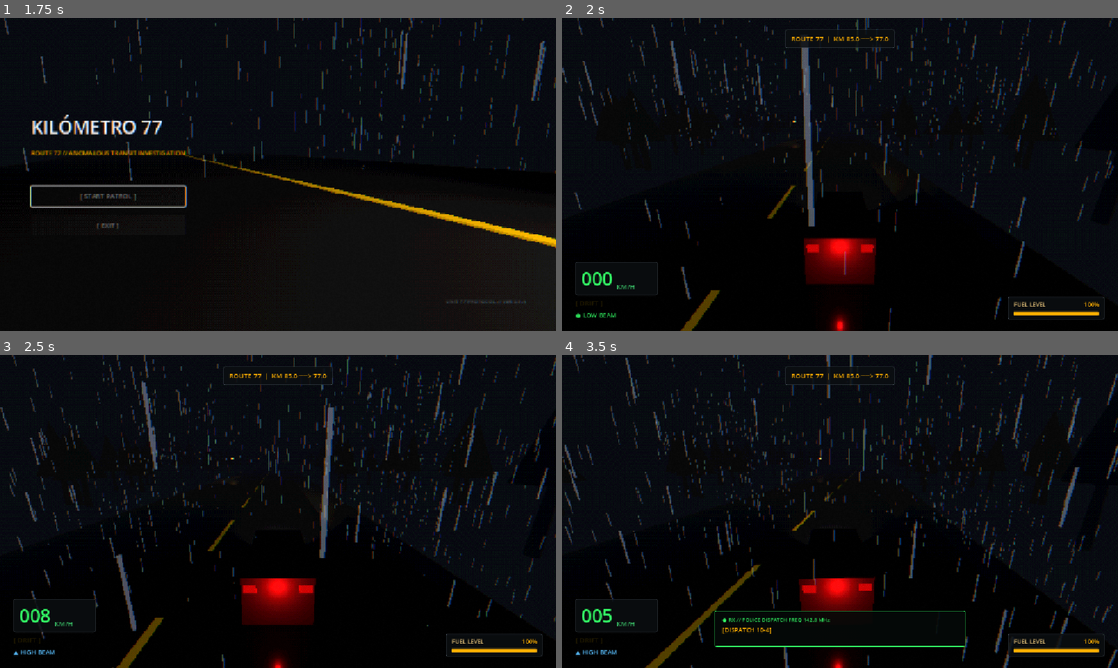
Above: before the commit, frames 1-4 (two rows, left to right).
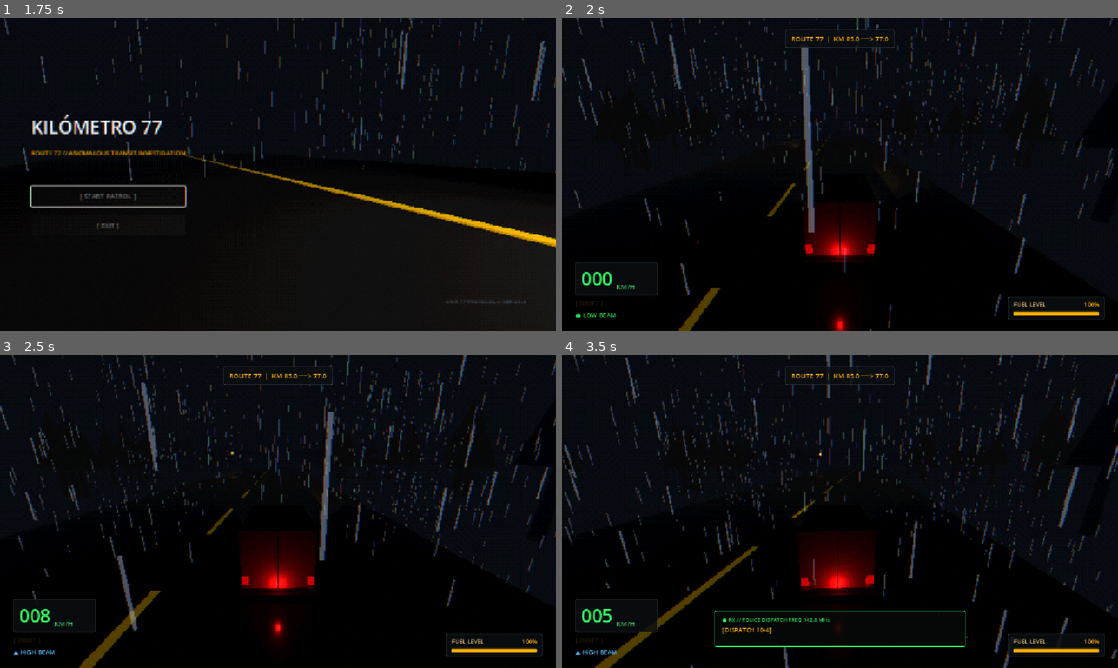
Above: after the commit, the same moments.

Repository: sebavidal10/km77
Game: Godot game, scene res://main_menu.tscn
Two runs of this game, one before a commit and one after it. Both use one fixed random seed, a clock stepped at 60 frames per second and the inputs below.
Inputs:
- Up to frame 1 (1.75 s): click "[ START PATROL ]" at 0.5 s; hold Right (steer_right) from 1.28 s (still down); hold E (interact) from 1.28 s (still down)
- Up to frame 2 (2 s): keep holding Right (steer_right); keep holding E (interact)
- Up to frame 3 (2.5 s): release Right (steer_right) at 2.03 s; release E (interact) at 2.03 s; hold S (brake) from 2.03 s (still down); tap F (toggle_high_beams) at 2.1 s
- Up to frame 4 (3.5 s): release S (brake) at 2.78 s; hold Right (steer_right) from 2.78 s (still down); hold E (interact) from 2.78 s (still down)

Frame 1 is identical in both runs. In frame 2, 4.7% of the frame differs, in the area x 0-100%, y 0-100%; in frame 3, 8.2%; in frame 4, 5.4%.

Commit message:
feat(van): construct composite low-poly forensic utility van model with step-roof cabin

Diff:
--- a/van.gd
+++ b/van.gd
@@ -182,20 +182,58 @@
 var _glitch_timer: float = 0.0
 var _glitch_toggle_timer: float = 0.0
 
-@onready var visual_mesh: MeshInstance3D = get_node_or_null("MeshInstance3D") as MeshInstance3D
+@onready var visual_root: Node3D = get_node_or_null("VisualRoot") as Node3D
+@onready var visual_mesh: MeshInstance3D = _find_visual_mesh()
 @onready var headlight_left: SpotLight3D = get_node_or_null("HeadlightLeft") as SpotLight3D
 @onready var headlight_right: SpotLight3D = _find_headlight_right()
-@onready var taillight_left: MeshInstance3D = get_node_or_null("TaillightLeft") as MeshInstance3D
-@onready var taillight_right: MeshInstance3D = get_node_or_null("TaillightRight") as MeshInstance3D
+@onready var taillight_left: MeshInstance3D = _find_taillight_left()
+@onready var taillight_right: MeshInstance3D = _find_taillight_right()
 @onready var brake_omni_light: OmniLight3D = get_node_or_null("BrakeLight") as OmniLight3D
+@onready var reverse_omni_light: OmniLight3D = get_node_or_null("ReverseLight") as OmniLight3D
+@onready var reverse_light_left: MeshInstance3D = _find_reverse_light_left()
+@onready var reverse_light_right: MeshInstance3D = _find_reverse_light_right()
+
+@onready var wheel_fl: Node3D = get_node_or_null("VisualRoot/WheelFL") as Node3D
+@onready var wheel_fr: Node3D = get_node_or_null("VisualRoot/WheelFR") as Node3D
+@onready var wheel_rl: Node3D = get_node_or_null("VisualRoot/WheelRL") as Node3D
+@onready var wheel_rr: Node3D = get_node_or_null("VisualRoot/WheelRR") as Node3D
+@onready var wheel_roll_fl: Node3D = get_node_or_null("VisualRoot/WheelFL/WheelRoll") as Node3D
+@onready var wheel_roll_fr: Node3D = get_node_or_null("VisualRoot/WheelFR/WheelRoll") as Node3D
+@onready var wheel_roll_rl: Node3D = get_node_or_null("VisualRoot/WheelRL/WheelRoll") as Node3D
+@onready var wheel_roll_rr: Node3D = get_node_or_null("VisualRoot/WheelRR/WheelRoll") as Node3D
 
 var _taillight_mat: StandardMaterial3D = null
+var _reverse_light_mat: StandardMaterial3D = null
+
+func _find_visual_mesh() -> MeshInstance3D:
+	var m := get_node_or_null("VisualRoot/CabMesh") as MeshInstance3D
+	if not m:
+		m = get_node_or_null("MeshInstance3D") as MeshInstance3D
+	return m
 
 func _find_headlight_right() -> SpotLight3D:
 	var light := get_node_or_null("HeadlightRight") as SpotLight3D
 	if not light:
 		light = get_node_or_null("HeadlighRight") as SpotLight3D
 	return light
+
+func _find_taillight_left() -> MeshInstance3D:
+	var m := get_node_or_null("VisualRoot/TaillightLeftMesh") as MeshInstance3D
+	if not m:
+		m = get_node_or_null("TaillightLeft") as MeshInstance3D
+	return m
+
+func _find_taillight_right() -> MeshInstance3D:
+	var m := get_node_or_null("VisualRoot/TaillightRightMesh") as MeshInstance3D
+	if not m:
+		m = get_node_or_null("TaillightRight") as MeshInstance3D
+	return m
+
+func _find_reverse_light_left() -> MeshInstance3D:
+	return get_node_or_null("VisualRoot/ReverseLightLeftMesh") as MeshInstance3D
+
+func _find_reverse_light_right() -> MeshInstance3D:
+	return get_node_or_null("VisualRoot/ReverseLightRightMesh") as MeshInstance3D
 
 func _ready() -> void:
 	add_to_group("player")
@@ -222,8 +260,15 @@
 		if taillight_right:
 			taillight_right.material_override = _taillight_mat
 
-	# Ensure van body is weathered commercial white (#E0E0E0)
-	if visual_mesh and visual_mesh.get_surface_override_material(0) == null:
+	# Setup dynamic reverse light material instance
+	if reverse_light_left and reverse_light_left.mesh and reverse_light_left.mesh.material is StandardMaterial3D:
+		_reverse_light_mat = reverse_light_left.mesh.material.duplicate() as StandardMaterial3D
+		reverse_light_left.material_override = _reverse_light_mat
+		if reverse_light_right:
+			reverse_light_right.material_override = _reverse_light_mat
+
+	# Ensure van body is weathered commercial white (#E0E0E0) for legacy mesh if unassigned
+	if visual_mesh and visual_mesh.get_surface_override_material(0) == null and (visual_mesh.mesh == null or visual_mesh.mesh.material == null):
 		var white_mat := StandardMaterial3D.new()
 		white_mat.albedo_color = Color(0.88, 0.88, 0.88, 1.0)
 		white_mat.roughness = 0.82
@@ -950,9 +995,12 @@
 	current_grip = move_toward(current_grip, target_grip, grip_recovery_speed * delta)
 	return lerpf(lat_speed, 0.0, 1.0 - exp(-current_grip * delta))
 
-## Applies subtle body roll to MeshInstance3D to convey weight transfer.
+## Applies subtle body roll to VisualRoot or MeshInstance3D to convey weight transfer.
 func _process_visual_roll(delta: float, fwd_speed: float) -> void:
-	if not enable_body_roll or not visual_mesh:
+	if not enable_body_roll:
+		return
+	var target_node: Node3D = visual_root if visual_root else visual_mesh
+	if not target_node:
 		return
 
 	var base_max_angle: float = deg_to_rad(max_steer_angle) if max_steer_angle > 1.5 else max_steer_angle
@@ -961,4 +1009,4 @@
 	var drift_extra: float = 1.35 if is_drifting else 1.0
 
 	var target_roll: float = -steer_ratio * deg_to_rad(max_body_roll_deg) * speed_ratio * drift_extra
-	visual_mesh.rotation.z = lerpf(visual_mesh.rotation.z, target_roll, body_roll_speed * delta)
+	target_node.rotation.z = lerpf(target_node.rotation.z, target_roll, body_roll_speed * delta)
--- /dev/null
+++ b/van.tscn
@@ -0,0 +1,369 @@
+[gd_scene format=3 uid="uid://bvx4m2q7vvan"]
+
+[ext_resource type="Script" uid="uid://sqcs05103pki" path="res://van.gd" id="1_van"]
+
+[sub_resource type="BoxShape3D" id="BoxShape3D_van_col"]
+size = Vector3(1.95, 1.85, 4.6)
+
+[sub_resource type="StandardMaterial3D" id="StandardMaterial3D_chassis"]
+albedo_color = Color(0.168627, 0.168627, 0.168627, 1)
+roughness = 0.85
+metallic = 0.15
+
+[sub_resource type="BoxMesh" id="BoxMesh_chassis"]
+material = SubResource("StandardMaterial3D_chassis")
+size = Vector3(1.9, 0.35, 4.6)
+
+[sub_resource type="StandardMaterial3D" id="StandardMaterial3D_body"]
+albedo_color = Color(0.823529, 0.823529, 0.792157, 1)
+roughness = 0.75
+metallic = 0.05
+
+[sub_resource type="BoxMesh" id="BoxMesh_cab"]
+material = SubResource("StandardMaterial3D_body")
+size = Vector3(1.85, 1.3, 1.5)
+
+[sub_resource type="BoxMesh" id="BoxMesh_hood"]
+material = SubResource("StandardMaterial3D_body")
+size = Vector3(1.82, 0.5, 0.8)
+
+[sub_resource type="BoxMesh" id="BoxMesh_cargo"]
+material = SubResource("StandardMaterial3D_body")
+size = Vector3(1.85, 1.55, 3)
+
+[sub_resource type="StandardMaterial3D" id="StandardMaterial3D_glass"]
+albedo_color = Color(0.0666667, 0.0784314, 0.0901961, 1)
+roughness = 0.15
+metallic = 0.2
+metallic_specular = 0.8
+
+[sub_resource type="BoxMesh" id="BoxMesh_windshield"]
+material = SubResource("StandardMaterial3D_glass")
+size = Vector3(1.65, 0.65, 0.05)
+
+[sub_resource type="BoxMesh" id="BoxMesh_side_window"]
+material = SubResource("StandardMaterial3D_glass")
+size = Vector3(0.04, 0.52, 0.85)
+
+[sub_resource type="StandardMaterial3D" id="StandardMaterial3D_trim"]
+albedo_color = Color(0.109804, 0.109804, 0.109804, 1)
+roughness = 0.9
+
+[sub_resource type="BoxMesh" id="BoxMesh_door_seam"]
+material = SubResource("StandardMaterial3D_trim")
+size = Vector3(0.03, 1.45, 0.03)
+
+[sub_resource type="StandardMaterial3D" id="StandardMaterial3D_bumper"]
+albedo_color = Color(0.133333, 0.133333, 0.133333, 1)
+roughness = 0.7
+metallic = 0.35
+
+[sub_resource type="BoxMesh" id="BoxMesh_front_bumper"]
+material = SubResource("StandardMaterial3D_bumper")
+size = Vector3(1.95, 0.28, 0.22)
+
+[sub_resource type="BoxMesh" id="BoxMesh_rear_bumper"]
+material = SubResource("StandardMaterial3D_bumper")
+size = Vector3(1.95, 0.24, 0.2)
+
+[sub_resource type="StandardMaterial3D" id="StandardMaterial3D_mount"]
+albedo_color = Color(0.145098, 0.145098, 0.145098, 1)
+roughness = 0.6
+
+[sub_resource type="BoxMesh" id="BoxMesh_lightbar_mount"]
+material = SubResource("StandardMaterial3D_mount")
+size = Vector3(1.35, 0.08, 0.16)
+
+[sub_resource type="StandardMaterial3D" id="StandardMaterial3D_beacon_red"]
+albedo_color = Color(0.55, 0.12, 0.12, 0.9)
+roughness = 0.3
+metallic = 0.1
+
+[sub_resource type="BoxMesh" id="BoxMesh_beacon_red"]
+material = SubResource("StandardMaterial3D_beacon_red")
+size = Vector3(0.35, 0.12, 0.14)
+
+[sub_resource type="StandardMaterial3D" id="StandardMaterial3D_beacon_blue"]
+albedo_color = Color(0.12, 0.22, 0.55, 0.9)
+roughness = 0.3
+metallic = 0.1
+
+[sub_resource type="BoxMesh" id="BoxMesh_beacon_blue"]
+material = SubResource("StandardMaterial3D_beacon_blue")
+size = Vector3(0.35, 0.12, 0.14)
+
+[sub_resource type="StandardMaterial3D" id="StandardMaterial3D_beacon_center"]
+albedo_color = Color(0.207843, 0.207843, 0.207843, 1)
+
+[sub_resource type="BoxMesh" id="BoxMesh_beacon_center"]
+material = SubResource("StandardMaterial3D_beacon_center")
+size = Vector3(0.2, 0.1, 0.12)
+
+[sub_resource type="StandardMaterial3D" id="StandardMaterial3D_headlight_lens"]
+albedo_color = Color(1, 0.96, 0.88, 1)
+emission_enabled = true
+emission = Color(1, 0.95, 0.85, 1)
+emission_energy_multiplier = 2.0
+
+[sub_resource type="BoxMesh" id="BoxMesh_headlight"]
+material = SubResource("StandardMaterial3D_headlight_lens")
+size = Vector3(0.26, 0.18, 0.08)
+
+[sub_resource type="StandardMaterial3D" id="StandardMaterial3D_amber"]
+albedo_color = Color(0.9, 0.5, 0.05, 1)
+roughness = 0.4
+
+[sub_resource type="BoxMesh" id="BoxMesh_amber"]
+material = SubResource("StandardMaterial3D_amber")
+size = Vector3(0.1, 0.18, 0.08)
+
+[sub_resource type="StandardMaterial3D" id="StandardMaterial3D_taillight_lens"]
+albedo_color = Color(0.85, 0.05, 0.05, 1)
+emission_enabled = true
+emission = Color(0.95, 0.08, 0.08, 1)
+emission_energy_multiplier = 0.8
+
+[sub_resource type="BoxMesh" id="BoxMesh_taillight"]
+material = SubResource("StandardMaterial3D_taillight_lens")
+size = Vector3(0.18, 0.22, 0.06)
+
+[sub_resource type="StandardMaterial3D" id="StandardMaterial3D_reverse_lens"]
+albedo_color = Color(0.92, 0.92, 0.96, 1)
+emission_enabled = true
+emission = Color(1, 1, 1, 1)
+emission_energy_multiplier = 0.0
+
+[sub_resource type="BoxMesh" id="BoxMesh_reverse"]
+material = SubResource("StandardMaterial3D_reverse_lens")
+size = Vector3(0.18, 0.12, 0.06)
+
+[sub_resource type="StandardMaterial3D" id="StandardMaterial3D_tire"]
+albedo_color = Color(0.0941176, 0.0941176, 0.0941176, 1)
+roughness = 0.92
+
+[sub_resource type="CylinderMesh" id="CylinderMesh_tire"]
+material = SubResource("StandardMaterial3D_tire")
+top_radius = 0.35
+bottom_radius = 0.35
+height = 0.28
+
+[sub_resource type="StandardMaterial3D" id="StandardMaterial3D_rim"]
+albedo_color = Color(0.313725, 0.313725, 0.313725, 1)
+roughness = 0.45
+metallic = 0.7
+
+[sub_resource type="CylinderMesh" id="CylinderMesh_rim"]
+material = SubResource("StandardMaterial3D_rim")
+top_radius = 0.21
+bottom_radius = 0.21
+height = 0.29
+
+[sub_resource type="StandardMaterial3D" id="StandardMaterial3D_hub"]
+albedo_color = Color(0.133333, 0.133333, 0.133333, 1)
+
+[sub_resource type="CylinderMesh" id="CylinderMesh_hub"]
+material = SubResource("StandardMaterial3D_hub")
+top_radius = 0.08
+bottom_radius = 0.08
+height = 0.3
+
+[node name="Van" type="CharacterBody3D" unique_id=686971467]
+collision_layer = 1
+collision_mask = 1
+script = ExtResource("1_van")
+
+[node name="CollisionShape3D" type="CollisionShape3D" parent="." unique_id=2139074407]
+transform = Transform3D(1, 0, 0, 0, 1, 0, 0, 0, 1, 0, 1.05, 0)
+shape = SubResource("BoxShape3D_van_col")
+
+[node name="CameraTarget" type="Node3D" parent="." unique_id=615025000]
+transform = Transform3D(1, 0, 0, 0, 1, 0, 0, 0, 1, 0, 3.8, 7)
+
+[node name="HeadlightLeft" type="SpotLight3D" parent="." unique_id=615601642]
+transform = Transform3D(1, 0, 0, 0, 0.9781476, 0.2079117, 0, -0.2079117, 0.9781476, -0.72, 0.75, -2.35)
+light_color = Color(1, 0.94902, 0.8, 1)
+light_energy = 2.5
+spot_range = 40.0
+spot_angle = 50.0
+
+[node name="HeadlightRight" type="SpotLight3D" parent="." unique_id=608761848]
+transform = Transform3D(1, 0, 0, 0, 0.9781476, 0.2079117, 0, -0.2079117, 0.9781476, 0.72, 0.75, -2.35)
+light_color = Color(1, 0.94902, 0.8, 1)
+light_energy = 2.5
+spot_range = 40.0
+spot_angle = 50.0
+
+[node name="BrakeLight" type="OmniLight3D" parent="." unique_id=615601652]
+transform = Transform3D(1, 0, 0, 0, 1, 0, 0, 0, 1, 0, 0.75, 2.35)
+light_color = Color(1, 0.08, 0.08, 1)
+light_energy = 0.25
+omni_range = 6.0
+omni_attenuation = 1.6
+
+[node name="ReverseLight" type="OmniLight3D" parent="." unique_id=615601653]
+transform = Transform3D(1, 0, 0, 0, 1, 0, 0, 0, 1, 0, 0.65, 2.35)
+light_color = Color(0.9, 0.95, 1, 1)
+light_energy = 0.0
+omni_range = 7.0
+omni_attenuation = 1.5
+
+[node name="VisualRoot" type="Node3D" parent="." unique_id=615601660]
+
+[node name="ChassisFrame" type="MeshInstance3D" parent="VisualRoot" unique_id=615601661]
+transform = Transform3D(1, 0, 0, 0, 1, 0, 0, 0, 1, 0, 0.45, 0)
+mesh = SubResource("BoxMesh_chassis")
+
+[node name="CabMesh" type="MeshInstance3D" parent="VisualRoot" unique_id=548947607]
+transform = Transform3D(1, 0, 0, 0, 1, 0, 0, 0, 1, 0, 1.25, -0.75)
+mesh = SubResource("BoxMesh_cab")
+
+[node name="HoodMesh" type="MeshInstance3D" parent="VisualRoot" unique_id=615601662]
+transform = Transform3D(1, 0, 0, 0, 1, 0, 0, 0, 1, 0, 0.85, -1.9)
+mesh = SubResource("BoxMesh_hood")
+
+[node name="CargoBoxMesh" type="MeshInstance3D" parent="VisualRoot" unique_id=615601663]
+transform = Transform3D(1, 0, 0, 0, 1, 0, 0, 0, 1, 0, 1.375, 0.75)
+mesh = SubResource("BoxMesh_cargo")
+
+[node name="Windshield" type="MeshInstance3D" parent="VisualRoot" unique_id=615601664]
+transform = Transform3D(1, 0, 0, 0, 0.9271839, 0.3746066, 0, -0.3746066, 0.9271839, 0, 1.45, -1.5)
+mesh = SubResource("BoxMesh_windshield")
+
+[node name="SideWindowLeft" type="MeshInstance3D" parent="VisualRoot" unique_id=615601665]
+transform = Transform3D(1, 0, 0, 0, 1, 0, 0, 0, 1, -0.93, 1.45, -0.75)
+mesh = SubResource("BoxMesh_side_window")
+
+[node name="SideWindowRight" type="MeshInstance3D" parent="VisualRoot" unique_id=615601666]
+transform = Transform3D(1, 0, 0, 0, 1, 0, 0, 0, 1, 0.93, 1.45, -0.75)
+mesh = SubResource("BoxMesh_side_window")
+
+[node name="CargoDoorSeam" type="MeshInstance3D" parent="VisualRoot" unique_id=615601667]
+transform = Transform3D(1, 0, 0, 0, 1, 0, 0, 0, 1, 0, 1.35, 2.26)
+mesh = SubResource("BoxMesh_door_seam")
+
+[node name="FrontBumper" type="MeshInstance3D" parent="VisualRoot" unique_id=615601668]
+transform = Transform3D(1, 0, 0, 0, 1, 0, 0, 0, 1, 0, 0.4, -2.35)
+mesh = SubResource("BoxMesh_front_bumper")
+
+[node name="RearBumper" type="MeshInstance3D" parent="VisualRoot" unique_id=615601669]
+transform = Transform3D(1, 0, 0, 0, 1, 0, 0, 0, 1, 0, 0.4, 2.3)
+mesh = SubResource("BoxMesh_rear_bumper")
+
+[node name="RoofLightbar" type="Node3D" parent="VisualRoot" unique_id=615601670]
+transform = Transform3D(1, 0, 0, 0, 1, 0, 0, 0, 1, 0, 0, 0)
+
+[node name="LightbarMount" type="MeshInstance3D" parent="VisualRoot/RoofLightbar" unique_id=615601671]
+transform = Transform3D(1, 0, 0, 0, 1, 0, 0, 0, 1, 0, 1.95, -0.75)
+mesh = SubResource("BoxMesh_lightbar_mount")
+
+[node name="BeaconRed" type="MeshInstance3D" parent="VisualRoot/RoofLightbar" unique_id=615601672]
+transform = Transform3D(1, 0, 0, 0, 1, 0, 0, 0, 1, -0.42, 2.02, -0.75)
+mesh = SubResource("BoxMesh_beacon_red")
+
+[node name="BeaconBlue" type="MeshInstance3D" parent="VisualRoot/RoofLightbar" unique_id=615601673]
+transform = Transform3D(1, 0, 0, 0, 1, 0, 0, 0, 1, 0.42, 2.02, -0.75)
+mesh = SubResource("BoxMesh_beacon_blue")
+
+[node name="BeaconCenter" type="MeshInstance3D" parent="VisualRoot/RoofLightbar" unique_id=615601674]
+transform = Transform3D(1, 0, 0, 0, 1, 0, 0, 0, 1, 0, 2.01, -0.75)
+mesh = SubResource("BoxMesh_beacon_center")
+
+[node name="HeadlightLeftMesh" type="MeshInstance3D" parent="VisualRoot" unique_id=615601675]
+transform = Transform3D(1, 0, 0, 0, 1, 0, 0, 0, 1, -0.72, 0.75, -2.31)
+mesh = SubResource("BoxMesh_headlight")
+
+[node name="HeadlightRightMesh" type="MeshInstance3D" parent="VisualRoot" unique_id=615601676]
+transform = Transform3D(1, 0, 0, 0, 1, 0, 0, 0, 1, 0.72, 0.75, -2.31)
+mesh = SubResource("BoxMesh_headlight")
+
+[node name="IndicatorLeft" type="MeshInstance3D" parent="VisualRoot" unique_id=615601677]
+transform = Transform3D(1, 0, 0, 0, 1, 0, 0, 0, 1, -0.87, 0.75, -2.3)
+mesh = SubResource("BoxMesh_amber")
+
+[node name="IndicatorRight" type="MeshInstance3D" parent="VisualRoot" unique_id=615601678]
+transform = Transform3D(1, 0, 0, 0, 1, 0, 0, 0, 1, 0.87, 0.75, -2.3)
+mesh = SubResource("BoxMesh_amber")
+
+[node name="TaillightLeftMesh" type="MeshInstance3D" parent="VisualRoot" unique_id=615601650]
+transform = Transform3D(1, 0, 0, 0, 1, 0, 0, 0, 1, -0.82, 0.85, 2.26)
+mesh = SubResource("BoxMesh_taillight")
+
+[node name="ReverseLightLeftMesh" type="MeshInstance3D" parent="VisualRoot" unique_id=615601679]
+transform = Transform3D(1, 0, 0, 0, 1, 0, 0, 0, 1, -0.82, 0.65, 2.26)
+mesh = SubResource("BoxMesh_reverse")
+
+[node name="TaillightRightMesh" type="MeshInstance3D" parent="VisualRoot" unique_id=615601651]
+transform = Transform3D(1, 0, 0, 0, 1, 0, 0, 0, 1, 0.82, 0.85, 2.26)
+mesh = SubResource("BoxMesh_taillight")
+
+[node name="ReverseLightRightMesh" type="MeshInstance3D" parent="VisualRoot" unique_id=615601680]
+transform = Transform3D(1, 0, 0, 0, 1, 0, 0, 0, 1, 0.82, 0.65, 2.26)
+mesh = SubResource("BoxMesh_reverse")
+
+[node name="WheelFL" type="Node3D" parent="VisualRoot" unique_id=615601681]
+transform = Transform3D(1, 0, 0, 0, 1, 0, 0, 0, 1, -0.95, 0.35, -1.35)
+
+[node name="WheelRoll" type="Node3D" parent="VisualRoot/WheelFL" unique_id=615601682]
+
+[node name="TireMesh" type="MeshInstance3D" parent="VisualRoot/WheelFL/WheelRoll" unique_id=615601683]
+transform = Transform3D(-4.371139e-08, -1, 0, 1, -4.371139e-08, 0, 0, 0, 1, 0, 0, 0)
+mesh = SubResource("CylinderMesh_tire")
+
+[node name="RimMesh" type="MeshInstance3D" parent="VisualRoot/WheelFL/WheelRoll" unique_id=615601684]
+transform = Transform3D(-4.371139e-08, -1, 0, 1, -4.371139e-08, 0, 0, 0, 1, 0, 0, 0)
+mesh = SubResource("CylinderMesh_rim")
+
+[node name="HubCapMesh" type="MeshInstance3D" parent="VisualRoot/WheelFL/WheelRoll" unique_id=615601685]
+transform = Transform3D(-4.371139e-08, -1, 0, 1, -4.371139e-08, 0, 0, 0, 1, 0, 0, 0)
+mesh = SubResource("CylinderMesh_hub")
+
+[node name="WheelFR" type="Node3D" parent="VisualRoot" unique_id=615601686]
+transform = Transform3D(1, 0, 0, 0, 1, 0, 0, 0, 1, 0.95, 0.35, -1.35)
+
+[node name="WheelRoll" type="Node3D" parent="VisualRoot/WheelFR" unique_id=615601687]
+
+[node name="TireMesh" type="MeshInstance3D" parent="VisualRoot/WheelFR/WheelRoll" unique_id=615601688]
+transform = Transform3D(-4.371139e-08, -1, 0, 1, -4.371139e-08, 0, 0, 0, 1, 0, 0, 0)
+mesh = SubResource("CylinderMesh_tire")
+
+[node name="RimMesh" type="MeshInstance3D" parent="VisualRoot/WheelFR/WheelRoll" unique_id=615601689]
+transform = Transform3D(-4.371139e-08, -1, 0, 1, -4.371139e-08, 0, 0, 0, 1, 0, 0, 0)
+mesh = SubResource("CylinderMesh_rim")
+
+[node name="HubCapMesh" type="MeshInstance3D" parent="VisualRoot/WheelFR/WheelRoll" unique_id=615601690]
+transform = Transform3D(-4.371139e-08, -1, 0, 1, -4.371139e-08, 0, 0, 0, 1, 0, 0, 0)
+mesh = SubResource("CylinderMesh_hub")
+
+[node name="WheelRL" type="Node3D" parent="VisualRoot" unique_id=615601691]
+transform = Transform3D(1, 0, 0, 0, 1, 0, 0, 0, 1, -0.95, 0.35, 1.25)
+
+[node name="WheelRoll" type="Node3D" parent="VisualRoot/WheelRL" unique_id=615601692]
+
+[node name="TireMesh" type="MeshInstance3D" parent="VisualRoot/WheelRL/WheelRoll" unique_id=615601693]
+transform = Transform3D(-4.371139e-08, -1, 0, 1, -4.371139e-08, 0, 0, 0, 1, 0, 0, 0)
+mesh = SubResource("CylinderMesh_tire")
+
+[node name="RimMesh" type="MeshInstance3D" parent="VisualRoot/WheelRL/WheelRoll" unique_id=615601694]
+transform = Transform3D(-4.371139e-08, -1, 0, 1, -4.371139e-08, 0, 0, 0, 1, 0, 0, 0)
+mesh = SubResource("CylinderMesh_rim")
+
+[node name="HubCapMesh" type="MeshInstance3D" parent="VisualRoot/WheelRL/WheelRoll" unique_id=615601695]
+transform = Transform3D(-4.371139e-08, -1, 0, 1, -4.371139e-08, 0, 0, 0, 1, 0, 0, 0)
+mesh = SubResource("CylinderMesh_hub")
+
+[node name="WheelRR" type="Node3D" parent="VisualRoot" unique_id=615601696]
+transform = Transform3D(1, 0, 0, 0, 1, 0, 0, 0, 1, 0.95, 0.35, 1.25)
+
+[node name="WheelRoll" type="Node3D" parent="VisualRoot/WheelRR" unique_id=615601697]
+
+[node name="TireMesh" type="MeshInstance3D" parent="VisualRoot/WheelRR/WheelRoll" unique_id=615601698]
+transform = Transform3D(-4.371139e-08, -1, 0, 1, -4.371139e-08, 0, 0, 0, 1, 0, 0, 0)
+mesh = SubResource("CylinderMesh_tire")
+
+[node name="RimMesh" type="MeshInstance3D" parent="VisualRoot/WheelRR/WheelRoll" unique_id=615601699]
+transform = Transform3D(-4.371139e-08, -1, 0, 1, -4.371139e-08, 0, 0, 0, 1, 0, 0, 0)
+mesh = SubResource("CylinderMesh_rim")
+
+[node name="HubCapMesh" type="MeshInstance3D" parent="VisualRoot/WheelRR/WheelRoll" unique_id=615601700]
+transform = Transform3D(-4.371139e-08, -1, 0, 1, -4.371139e-08, 0, 0, 0, 1, 0, 0, 0)
+mesh = SubResource("CylinderMesh_hub")
--- a/world.tscn
+++ b/world.tscn
@@ -1,6 +1,5 @@
 [gd_scene format=3 uid="uid://denwn2ja0vigo"]
 
-[ext_resource type="Script" uid="uid://sqcs05103pki" path="res://van.gd" id="1_f3sb7"]
 [ext_resource type="Script" uid="uid://dvsjh1krtwsni" path="res://chase_camera.gd" id="1_fj7yv"]
 [ext_resource type="Script" uid="uid://cuqv112f85gvi" path="res://road_manager.gd" id="2_rmgr"]
 [ext_resource type="PackedScene" path="res://hud.tscn" id="3_hud"]
@@ -9,27 +8,8 @@
 [ext_resource type="Shader" path="res://shaders/psx_retro.gdshader" id="6_shader"]
 [ext_resource type="Script" path="res://storm_controller.gd" id="7_storm"]
 [ext_resource type="Script" path="res://loop_reset_manager.gd" id="8_loop"]
+[ext_resource type="PackedScene" uid="uid://bvx4m2q7vvan" path="res://van.tscn" id="9_van"]
 
-[sub_resource type="BoxShape3D" id="BoxShape3D_amspa"]
-size = Vector3(2, 1.5, 4)
-
-[sub_resource type="BoxMesh" id="BoxMesh_r8maq"]
-size = Vector3(2, 1.5, 4)
-
-[sub_resource type="StandardMaterial3D" id="StandardMaterial3D_f3sb7"]
-albedo_color = Color(0.88, 0.88, 0.88, 1)
-roughness = 0.82
-metallic = 0.05
-
-[sub_resource type="StandardMaterial3D" id="StandardMaterial3D_taillight"]
-albedo_color = Color(0.85, 0.05, 0.05, 1)
-emission_enabled = true
-emission = Color(0.95, 0.08, 0.08, 1)
-emission_energy_multiplier = 0.8
-
-[sub_resource type="BoxMesh" id="BoxMesh_taillight"]
-material = SubResource("StandardMaterial3D_taillight")
-size = Vector3(0.35, 0.22, 0.06)
 
 [sub_resource type="Environment" id="Environment_ku5fm"]
 background_mode = 1
@@ -70,50 +50,8 @@
 script = ExtResource("2_rmgr")
 target_vehicle = NodePath("../Van")
 
-[node name="Van" type="CharacterBody3D" parent="." unique_id=686971467]
+[node name="Van" parent="." unique_id=686971467 instance=ExtResource("9_van")]
 transform = Transform3D(1, 0, 0, 0, 1, 0, 0, 0, 1, 3.5, 1.5, 0)
-collision_layer = 1
-collision_mask = 1
-script = ExtResource("1_f3sb7")
-
-[node name="CollisionShape3D" type="CollisionShape3D" parent="Van" unique_id=2139074407]
-shape = SubResource("BoxShape3D_amspa")
-
-[node name="MeshInstance3D" type="MeshInstance3D" parent="Van" unique_id=548947607]
-mesh = SubResource("BoxMesh_r8maq")
-surface_material_override/0 = SubResource("StandardMaterial3D_f3sb7")
-
-[node name="HeadlightLeft" type="SpotLight3D" parent="Van" unique_id=615601642]
-transform = Transform3D(1, 0, 0, 0, 0.9781476, 0.2079117, 0, -0.2079117, 0.9781476, -0.8, 0.6, -2.2)
-light_color = Color(1, 0.9490196, 0.8, 1)
-light_energy = 2.5
-spot_range = 40.0
-spot_angle = 50.0
-
-[node name="HeadlighRight" type="SpotLight3D" parent="Van" unique_id=608761848]
-transform = Transform3D(1, 0, 0, 0, 0.9781476, 0.2079117, 0, -0.2079117, 0.9781476, 0.8, 0.6, -2.2)
-light_color = Color(1, 0.9490196, 0.8, 1)
-light_energy = 2.5
-spot_range = 40.0
-spot_angle = 50.0
-
-[node name="CameraTarget" type="Node3D" parent="Van" unique_id=615025000]
-transform = Transform3D(1, 0, 0, 0, 1, 0, 0, 0, 1, 0, 3.8, 7.0)
-
-[node name="TaillightLeft" type="MeshInstance3D" parent="Van" unique_id=615601650]
-transform = Transform3D(1, 0, 0, 0, 1, 0, 0, 0, 1, -0.75, 0.45, 2.01)
-mesh = SubResource("BoxMesh_taillight")
-
-[node name="TaillightRight" type="MeshInstance3D" parent="Van" unique_id=615601651]
-transform = Transform3D(1, 0, 0, 0, 1, 0, 0, 0, 1, 0.75, 0.45, 2.01)
-mesh = SubResource("BoxMesh_taillight")
-
-[node name="BrakeLight" type="OmniLight3D" parent="Van" unique_id=615601652]
-transform = Transform3D(1, 0, 0, 0, 1, 0, 0, 0, 1, 0, 0.5, 2.25)
-light_color = Color(1, 0.08, 0.08, 1)
-light_energy = 0.25
-omni_range = 6.0
-omni_attenuation = 1.6
 
 [node name="DirectionalLight3D" type="DirectionalLight3D" parent="." unique_id=798504467]
 transform = Transform3D(0.8660254, -0.35355338, 0.35355338, 0, 0.70710677, 0.70710677, -0.5, -0.6123724, 0.6123724, 0, 0, 0)
